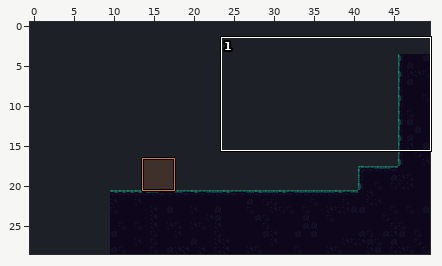
LDtk project -- Assets/World/Areas/test.ldtk. The picture above shows the old version from afar; the outline marks the close-up.
Close-up. Earlier state:
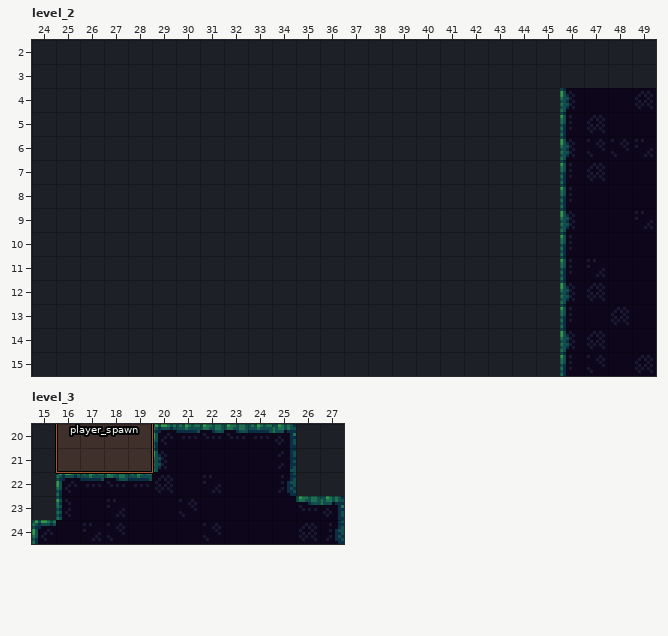
Cells are 8x8 px. Shown: level_2 x 24..49, y 2..15; level_3 x 15..27, y 20..24. The commit also changed other parts of the map, which this record leaves out. The old version is drawn lined up with the new one.
The same view after the edit:
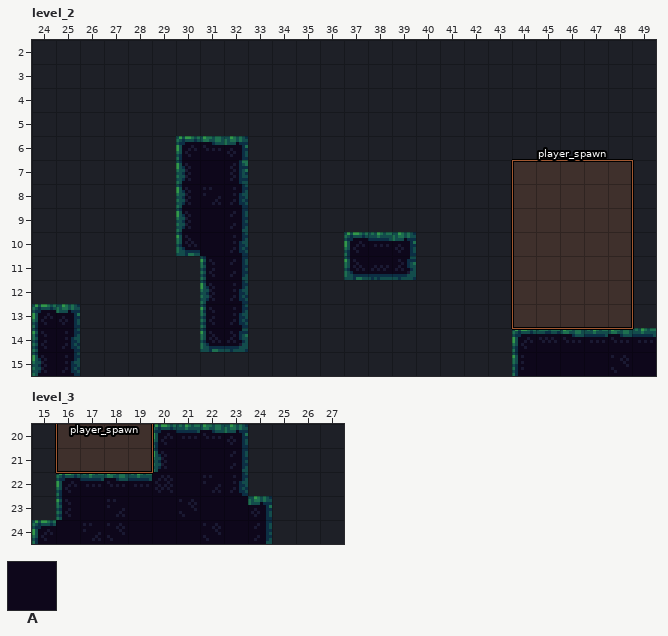
Key: from "static_colliders": A 1 "Wall".
_ is an empty cell.
Objects are placed by their top-left corner, in cells (3,4 is the top-left corner of cell 3,4); size is 1x1 cell unless given.
Difference:
level_2: map size 40x25 -> 50x29 cells (old content now starts at 10,4; both pictures use the new coordinates)
Layer "static_colliders", level_2:
Tile A is added in rows 6 to 9 at x 30 to 32; in row 10 at x 30 to 32 and 37 to 39; in row 11 at x 31 to 32 and 37 to 39; in row 12 at x 31 to 32; in row 13 at x 24 to 25 and 31 to 32; in row 14 at x 24 to 25, 31 to 32 and 44 to 45.
Tile A is added in row 15 at x 24 to 25 and 44 to 45.
Tile A is removed in rows 4 to 13 at x 46 to 49.
Layer "entities", level_2:
A new object: "player_spawn" rectangle at 44,7 size 5x7.
Layer "static_colliders", level_3:
Tile A is removed in rows 20 to 22 at x 24 to 25; in rows 23 to 24 at x 25 to 27.
